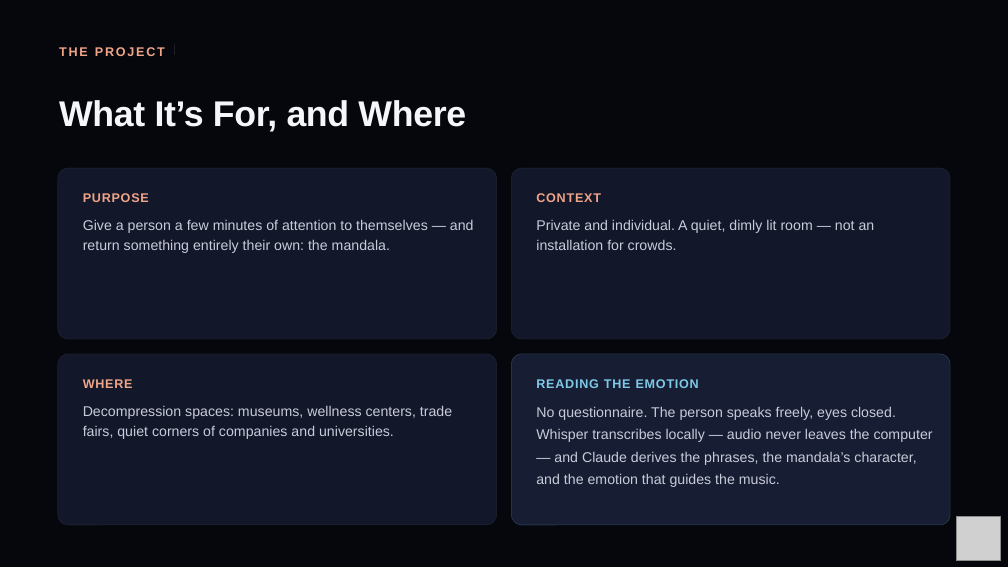
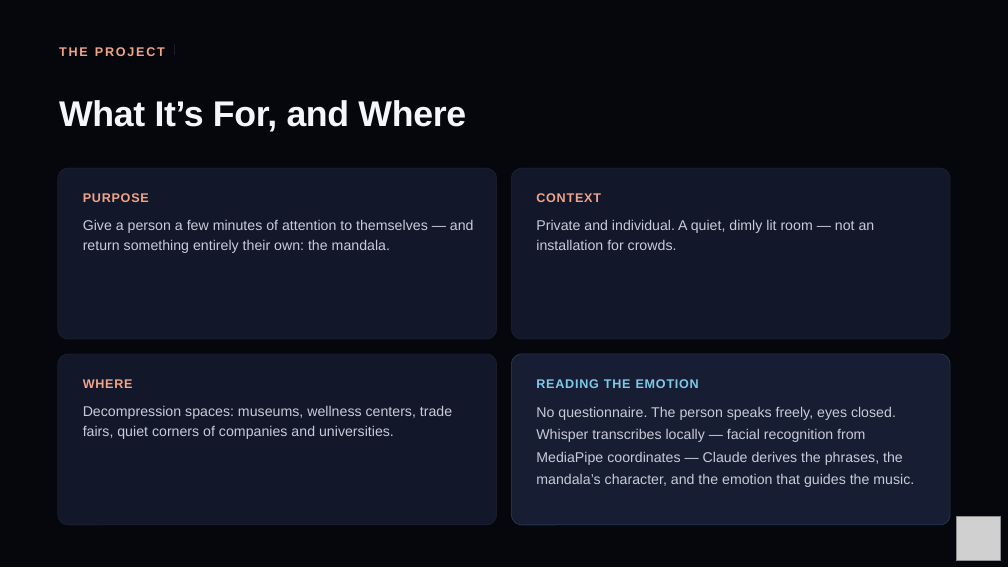
Before and after one commit to stefano-morano/IN-Motion, a slide deck: slide 2 of IN-Motion Presentation.pptx (slide 3 before the commit). Drawn at 1008x567 pixels with LibreOffice and Linux fonts; fonts in the diff are those of the drawing; grey boxes stand for pictures. Boxes give left, top, right and bottom in pixels: in the first picture for what was removed or moved away, otherwise in the second. Text is boxed around its words. In the diff, an @@ line names an element or a change of style, - is before the commit and + after.

```diff
--- a/IN-Motion Presentation.pptx
+++ b/IN-Motion Presentation.pptx
@@ text at box(536, 406, 914, 487): text changed @@
-No questionnaire. The person speaks freely, eyes closed. Whisper transcribes locally — audio never leaves the computer — and Claude derives the phrases, the mandala’s character, and the emotion that guides the music.
+No questionnaire. The person speaks freely, eyes closed. Whisper transcribes locally — facial recognition from MediaPipe coordinates — Claude derives the phrases, the mandala’s character, and the emotion that guides the music.
```
Also in this commit, not shown: 1 other slide changed, 1 slide removed.
